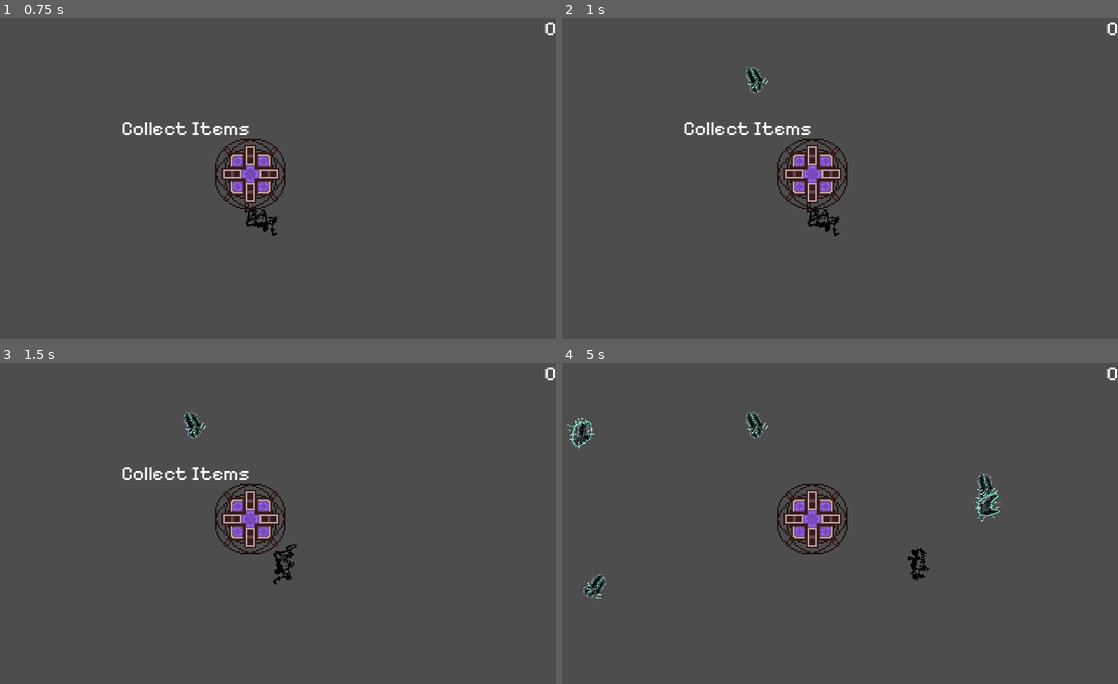
Above: before the commit, frames 1-4 (two rows, left to right).
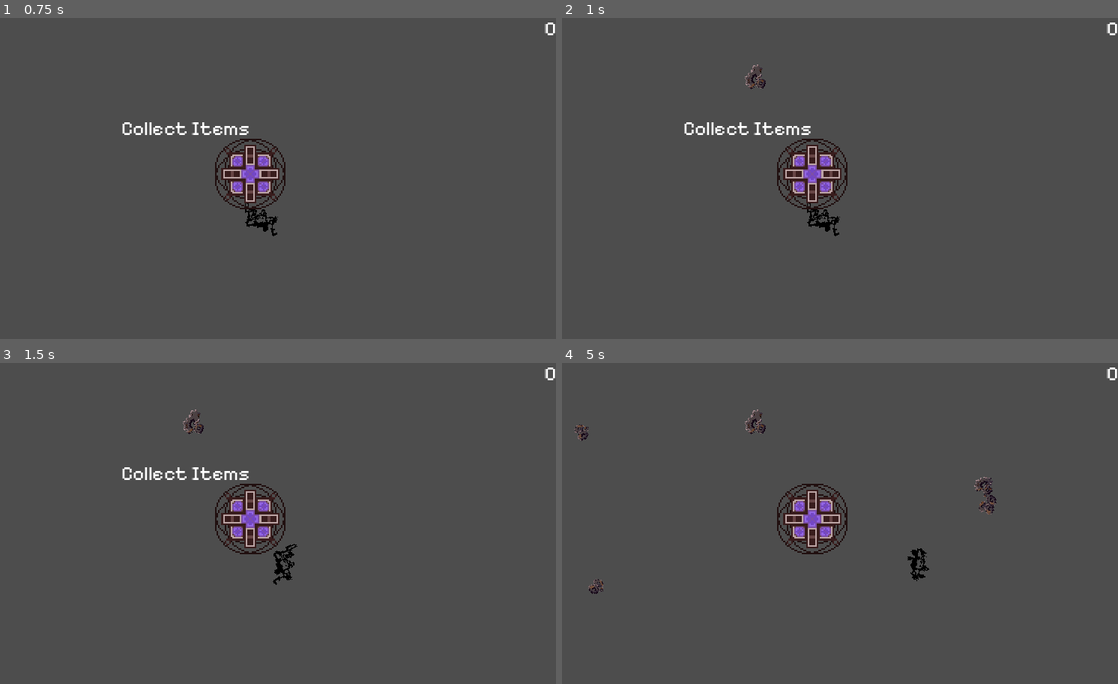
Above: after the commit, the same moments.

Repository: NathanHeaton/Robo-revolution
Game: Godot game, scene res://main.tscn
The game is run twice, just before and just after one commit, with the same random seed, the same clock (stepped at 60 frames per second) and the same inputs.
Inputs (mouse positions are in pixels of both pictures, inside the frame that each line leads up to):
- Up to frame 1 (0.75 s): click "New Game" at 0.5 s
- Up to frame 2 (1 s): no input
- Up to frame 3 (1.5 s): tap Enter at 1.25 s; move the mouse to (389, 510) at 1.27 s; hold D (move_right) from 1.28 s (still down)
- Up to frame 4 (5 s): move the mouse to (701, 542) at 2.02 s; release D (move_right) at 2.03 s; hold S (move_down) 2.03-2.78 s; move the mouse to (878, 456) at 2.77 s; hold D (move_right) 2.78-3.53 s; move the mouse to (789, 594) at 3.52 s; hold W (move_up) 3.53-4.28 s; move the mouse to (995, 578) at 4.27 s; hold A (move_left) from 4.28 s (still down)

Frame 1 is identical in both runs. In frame 2, 0.2% of the frame differs, in the area x 32-38%, y 14-24%; in frame 3, 0.2%; in frame 4, 0.8%, in the area x 0-79%, y 14-74%.

Commit message:
added treasure items to item data dictionary

Diff:
--- a/robo-revolution/item_creator.gd
+++ b/robo-revolution/item_creator.gd
@@ -137,6 +137,61 @@
 		"weight": 30,
 		"locations": ["Alien"],
 		"variants": 4
+	},
+		"gold_plates": {
+		"name": "gold_plates",
+		"value": 60,
+		"rarity": 0,
+		"type": "treasure",
+		"weight": 2,
+		"locations": ["Scrapyard", "Underground"],
+		"variants": 2
+	},
+	"rubies": {
+		"name": "rubies",
+		"value": 80,
+		"rarity": 1,
+		"type": "treasure",
+		"weight": 1,
+		"locations": ["Scrapyard", "Underground", "Ocean"],
+		"variants": 1
+	},
+	"gold_bars": {
+		"name": "gold_bars",
+		"value": 600,
+		"rarity": 2,
+		"type": "treasure",
+		"weight": 5,
+		"locations": ["Underground"],
+		"variants": 1  # Unique appearance
+	},
+
+	"pearls": {
+		"name": "pearls",
+		"value": 9000,
+		"rarity": 3,
+		"type": "treasure",
+		"weight": 1,
+		"locations": ["Ocean"],
+		"variants": 1
+	},
+	"alien_artifacts": {
+		"name": "alien_artifacts",
+		"value": 50000,
+		"rarity": 4,
+		"type": "treasure",
+		"weight": 3,
+		"locations": ["Alien"],
+		"variants": 1
+	},
+	"power_crystals": {
+		"name": "power_crystals",
+		"value": 1,  # figure out power crystal system later
+		"rarity": 4,
+		"type": "treasure",
+		"weight": 1,
+		"locations": ["Alien"],
+		"variants": 1,
 	}
 }
 
--- a/robo-revolution/main.gd
+++ b/robo-revolution/main.gd
@@ -4,7 +4,7 @@
 # Called when the node enters the scene tree for the first time.
 
 var money = 0
-var rarity_lvl = 4
+var rarity_lvl = 0
 
 func _ready() -> void:
 	newGame()
--- a/robo-revolution/scrap_treasure.tscn
+++ b/robo-revolution/scrap_treasure.tscn
@@ -10,6 +10,10 @@
 [sub_resource type="CircleShape2D" id="CircleShape2D_ujyit"]
 radius = 32.0
 
+[sub_resource type="AtlasTexture" id="AtlasTexture_a5lea"]
+atlas = ExtResource("1_lcom2")
+region = Rect2(0, 608, 32, 32)
+
 [sub_resource type="AtlasTexture" id="AtlasTexture_5xu5c"]
 atlas = ExtResource("1_lcom2")
 region = Rect2(0, 448, 32, 32)
@@ -82,6 +86,18 @@
 atlas = ExtResource("1_lcom2")
 region = Rect2(96, 96, 32, 32)
 
+[sub_resource type="AtlasTexture" id="AtlasTexture_mr7vw"]
+atlas = ExtResource("1_lcom2")
+region = Rect2(0, 544, 32, 32)
+
+[sub_resource type="AtlasTexture" id="AtlasTexture_wruht"]
+atlas = ExtResource("1_lcom2")
+region = Rect2(0, 480, 32, 32)
+
+[sub_resource type="AtlasTexture" id="AtlasTexture_4s71p"]
+atlas = ExtResource("1_lcom2")
+region = Rect2(32, 480, 32, 32)
+
 [sub_resource type="AtlasTexture" id="AtlasTexture_jvjxr"]
 atlas = ExtResource("1_lcom2")
 region = Rect2(0, 288, 32, 32)
@@ -110,6 +126,10 @@
 atlas = ExtResource("1_lcom2")
 region = Rect2(64, 256, 32, 32)
 
+[sub_resource type="AtlasTexture" id="AtlasTexture_a64k0"]
+atlas = ExtResource("1_lcom2")
+region = Rect2(0, 576, 32, 32)
+
 [sub_resource type="AtlasTexture" id="AtlasTexture_tkxuj"]
 atlas = ExtResource("1_lcom2")
 region = Rect2(0, 32, 32, 32)
@@ -122,6 +142,10 @@
 atlas = ExtResource("1_lcom2")
 region = Rect2(64, 32, 32, 32)
 
+[sub_resource type="AtlasTexture" id="AtlasTexture_iexhy"]
+atlas = ExtResource("1_lcom2")
+region = Rect2(0, 640, 32, 32)
+
 [sub_resource type="AtlasTexture" id="AtlasTexture_as78m"]
 atlas = ExtResource("1_lcom2")
 region = Rect2(0, 224, 32, 32)
@@ -137,6 +161,10 @@
 [sub_resource type="AtlasTexture" id="AtlasTexture_wcmbn"]
 atlas = ExtResource("1_lcom2")
 region = Rect2(96, 224, 32, 32)
+
+[sub_resource type="AtlasTexture" id="AtlasTexture_hdl74"]
+atlas = ExtResource("1_lcom2")
+region = Rect2(0, 512, 32, 32)
 
 [sub_resource type="AtlasTexture" id="AtlasTexture_qefdn"]
 atlas = ExtResource("1_lcom2")
@@ -218,6 +246,14 @@
 animations = [{
 "frames": [{
 "duration": 1.0,
+"texture": SubResource("AtlasTexture_a5lea")
+}],
+"loop": true,
+"name": &"alien_artifacts",
+"speed": 5.0
+}, {
+"frames": [{
+"duration": 1.0,
 "texture": SubResource("AtlasTexture_5xu5c")
 }, {
 "duration": 1.0,
@@ -297,6 +333,25 @@
 }, {
 "frames": [{
 "duration": 1.0,
+"texture": SubResource("AtlasTexture_mr7vw")
+}],
+"loop": true,
+"name": &"gold_bars",
+"speed": 5.0
+}, {
+"frames": [{
+"duration": 1.0,
+"texture": SubResource("AtlasTexture_wruht")
+}, {
+"duration": 1.0,
+"texture": SubResource("AtlasTexture_4s71p")
+}],
+"loop": true,
+"name": &"gold_plates",
+"speed": 5.0
+}, {
+"frames": [{
+"duration": 1.0,
 "texture": SubResource("AtlasTexture_jvjxr")
 }, {
 "duration": 1.0,
@@ -328,6 +383,14 @@
 }, {
 "frames": [{
 "duration": 1.0,
+"texture": SubResource("AtlasTexture_a64k0")
+}],
+"loop": true,
+"name": &"pearls",
+"speed": 5.0
+}, {
+"frames": [{
+"duration": 1.0,
 "texture": SubResource("AtlasTexture_tkxuj")
 }, {
 "duration": 1.0,
@@ -342,6 +405,14 @@
 }, {
 "frames": [{
 "duration": 1.0,
+"texture": SubResource("AtlasTexture_iexhy")
+}],
+"loop": true,
+"name": &"power_crystals",
+"speed": 5.0
+}, {
+"frames": [{
+"duration": 1.0,
 "texture": SubResource("AtlasTexture_as78m")
 }, {
 "duration": 1.0,
@@ -355,6 +426,14 @@
 }],
 "loop": true,
 "name": &"robot_parts",
+"speed": 5.0
+}, {
+"frames": [{
+"duration": 1.0,
+"texture": SubResource("AtlasTexture_hdl74")
+}],
+"loop": true,
+"name": &"rubies",
 "speed": 5.0
 }, {
 "frames": [{
@@ -458,4 +537,4 @@
 [node name="AnimatedSprite2D" type="AnimatedSprite2D" parent="."]
 scale = Vector2(3, 3)
 sprite_frames = SubResource("SpriteFrames_kt7y1")
-animation = &"alien_scrap_metal"
+animation = &"power_crystals"
Not shown: 1 places in robo-revolution/scrap_treasure.tscn that only renumber resources
